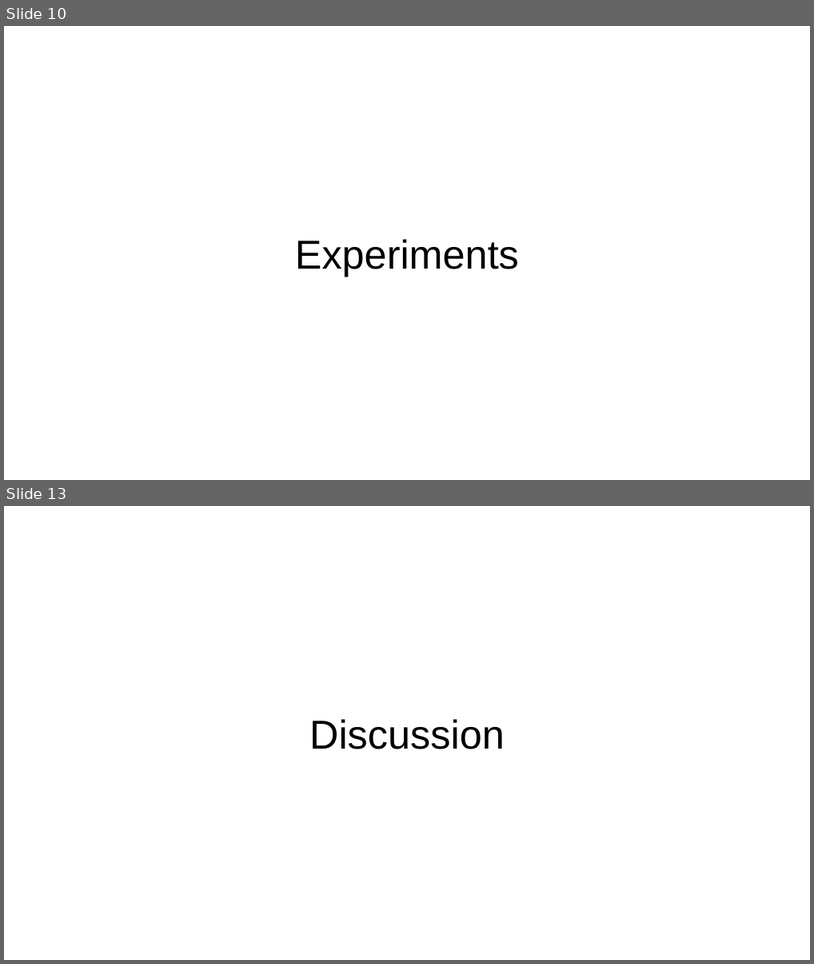
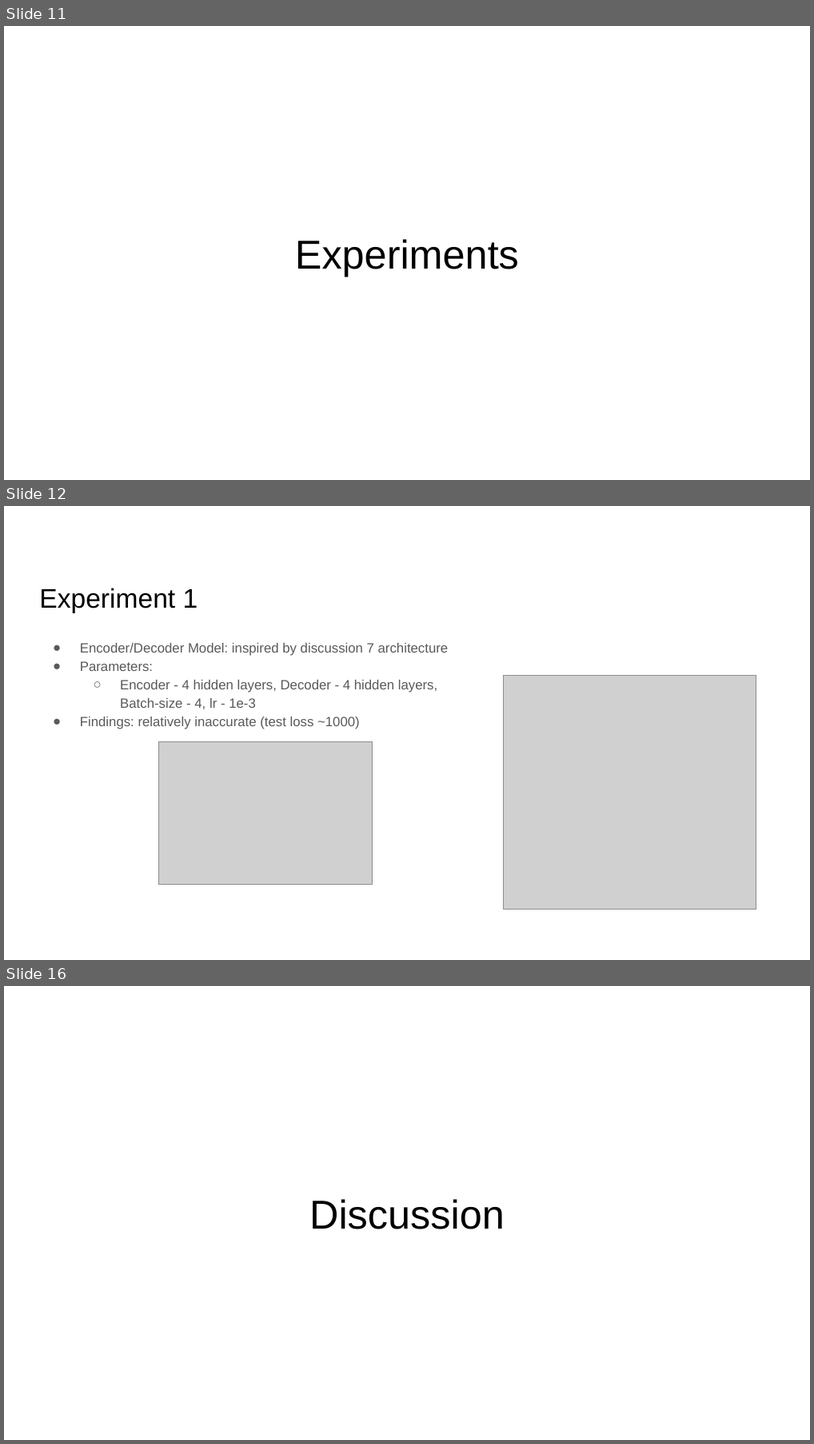
Before and after one commit to wis003/CSE151B, a slide deck: Kaggle Competition/Submission/CSE 151B Presentation.pptx. Shown one above the other, each under a label of ours: slides 10 and 13 before the commit, slides 11, 12 and 16 after it; the slides between them are not shown. The pictures are 814x964 and 814x1444 pixels, drawn with LibreOffice and Linux fonts; fonts in the diff are those of the drawing; grey boxes stand for pictures. Boxes give left, top, right and bottom in pixels: in the first picture for what was removed or moved away, otherwise in the second. Text is boxed around its words. In the diff, an @@ line names an element or a change of style, - is before the commit and + after.

```diff
--- a/Kaggle Competition/Submission/CSE 151B Presentation.pptx
+++ b/Kaggle Competition/Submission/CSE 151B Presentation.pptx
@@ slide 12 added at [4, 506, 810, 960], background #FFFFFF @@
@@ title added at [39, 588, 198, 613], 24 pt, text #000000 @@
+Experiment 1
@@ text added at [80, 643, 449, 729], 12 pt, text #595959 @@
+● Encoder/Decoder Model: inspired by discussion 7 architecture
+● Parameters:
+  ○ Encoder - 4 hidden layers, Decoder - 4 hidden layers, Batch-size - 4, lr - 1e-3
+● Findings: relatively inaccurate (test loss ~1000)
@@ picture added at [504, 676, 757, 909] @@
@@ picture added at [159, 741, 373, 884] @@
@@ what was slide 10 is now slide 11 @@
@@ what was slide 13 is now slide 16 @@
```
Also in this commit, not shown: 1 slide changed, 12 other slides added, 10 slides removed, 1 other file.
